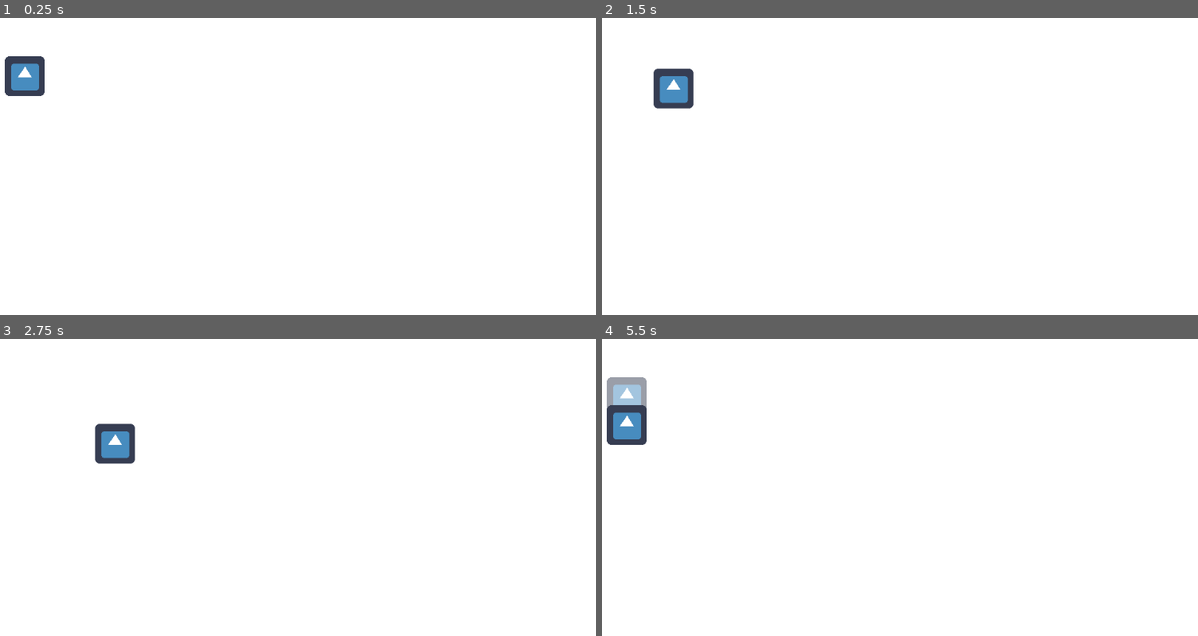
Above: before the commit, frames 1-4 (two rows, left to right).
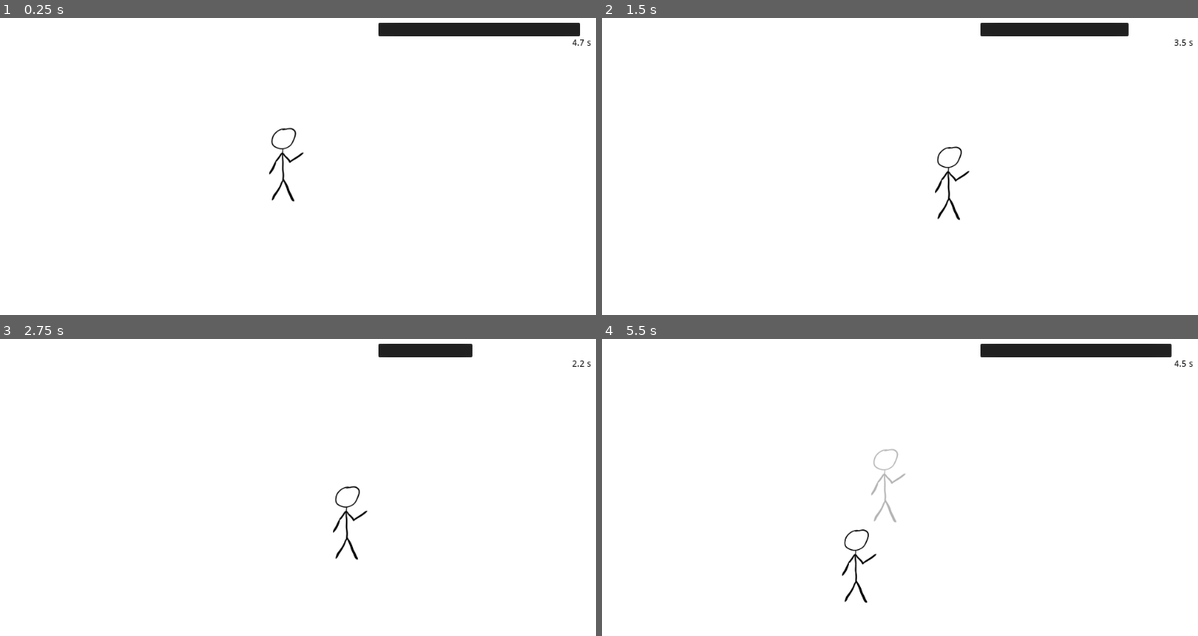
Above: after the commit, the same moments.

Repository: SmBe19/LD47
Game: Godot game, scene res://scn/Game.tscn
Same seed, same stepped clock (60 frames per second), same inputs: the game is played once before the commit and once after it. The engine's default icon, where the game draws it, is replaced by a stand-in: a white triangle on a blue panel in a dark square.
Inputs (mouse positions are in pixels of both pictures, inside the frame that each line leads up to):
- Up to frame 1 (0.25 s): no input
- Up to frame 2 (1.5 s): move the mouse to (1025, 181) at 0.52 s; hold Right (ui_right) 0.53-1.28 s; click (1025, 181) at 0.67 s; move the mouse to (756, 219) at 1.27 s; hold Down (ui_down) from 1.28 s (still down)
- Up to frame 3 (2.75 s): move the mouse to (345, 439) at 2.02 s; release Down (ui_down) at 2.03 s; hold Right (ui_right) from 2.03 s (still down)
- Up to frame 4 (5.5 s): move the mouse to (852, 594) at 2.77 s; release Right (ui_right) at 2.78 s; hold Up (ui_up) 2.78-3.53 s; click (852, 594) at 2.92 s; move the mouse to (1072, 576) at 3.52 s; hold Left (ui_left) 3.53-5.03 s; move the mouse to (691, 466) at 4.27 s; move the mouse to (917, 520) at 5.02 s; hold Down (ui_down) from 5.03 s (still down); click (917, 520) at 5.17 s

The runs differ from the first frame. In frame 1, 2.7% of the frame differs, in the area x 0-100%, y 1-62%; in frame 2, 2.3%; in frame 3, 1.9%; in frame 4, 3.4%, in the area x 0-100%, y 1-90%.

Commit message:
asset todos

Diff:
--- a/scn/Game.gd
+++ b/scn/Game.gd
@@ -1,6 +1,8 @@
 extends Node2D
 
-var player_scene = 	preload("res://scn/Player.tscn")
+var player_scene = preload("res://scn/Player.tscn")
+
+export(Array, PackedScene) var random_scenery
 
 var time = 0
 var limit = 5
@@ -8,25 +10,33 @@
 var ghosts = []
 
 func _ready():
+	# spawn stuff
+
 	pass
 
 func restart():
+	for ghost in $Ghosts.get_children():
+		$Ghosts.remove_child(ghost)
+	remove_child($Player)
 	var player = player_scene.instance()
 	player.set_name("Player")
+	player.position += Vector2(rand_range(-100, 100),rand_range(-100, 100))
 	add_child(player)
 
 	for x in ghosts:
-		print(x)
 		var ghost = player_scene.instance()
 		ghost.replay_log = x.duplicate()
 		ghost.is_replay = true
-		add_child(ghost)
+		$Ghosts.add_child(ghost)
 
 func _process(delta):
 	time += delta
+	$UI/ProgressBar.value = 1 - time / limit
+	$UI/Label.text = "%.1f s"%(limit-time)
 	if time > limit:
 		time = 0
 		ghosts.append($Player.replay_log)
+
 		for child in self.get_children():
 			if child is Player:
 				self.remove_child(child)
--- a/scn/Game.tscn
+++ b/scn/Game.tscn
@@ -1,10 +1,43 @@
-[gd_scene load_steps=3 format=2]
+[gd_scene load_steps=4 format=2]
 
 [ext_resource path="res://scn/Player.tscn" type="PackedScene" id=1]
 [ext_resource path="res://scn/Game.gd" type="Script" id=2]
+
+[sub_resource type="StyleBoxEmpty" id=1]
 
 [node name="Game" type="YSort"]
 position = Vector2( 100, 100 )
 script = ExtResource( 2 )
 
 [node name="Player" parent="." instance=ExtResource( 1 )]
+
+[node name="Ghosts" type="Node2D" parent="."]
+
+[node name="UI" type="CanvasLayer" parent="."]
+
+[node name="ProgressBar" type="ProgressBar" parent="UI"]
+anchor_left = 1.0
+anchor_right = 1.0
+margin_left = -360.0
+margin_top = 10.0
+margin_right = -9.99994
+margin_bottom = 40.0
+custom_styles/bg = SubResource( 1 )
+max_value = 1.0
+value = 0.7
+percent_visible = false
+__meta__ = {
+"_edit_use_anchors_": false
+}
+
+[node name="Label" type="Label" parent="UI"]
+margin_left = 970.814
+margin_top = 40.0
+margin_right = 1010.81
+margin_bottom = 54.0
+custom_colors/font_color = Color( 0, 0, 0, 1 )
+text = "27.3"
+align = 2
+__meta__ = {
+"_edit_use_anchors_": false
+}
--- a/scn/Player.tscn
+++ b/scn/Player.tscn
@@ -1,7 +1,7 @@
 [gd_scene load_steps=5 format=2]
 
 [ext_resource path="res://src/Player.gd" type="Script" id=1]
-[ext_resource path="res://icon.png" type="Texture" id=2]
+[ext_resource path="res://img/fritz/front.png" type="Texture" id=2]
 
 [sub_resource type="SpriteFrames" id=1]
 animations = [ {
@@ -12,13 +12,22 @@
 } ]
 
 [sub_resource type="RectangleShape2D" id=2]
+extents = Vector2( 27.4954, 22.8182 )
 
 [node name="Player" type="KinematicBody2D"]
 collision_layer = 2
 script = ExtResource( 1 )
 
 [node name="AnimatedSprite" type="AnimatedSprite" parent="."]
+position = Vector2( 0, -58 )
+scale = Vector2( 0.5, 0.5 )
 frames = SubResource( 1 )
 
 [node name="CollisionShape2D" type="CollisionShape2D" parent="."]
+position = Vector2( 1.5874, -18.652 )
 shape = SubResource( 2 )
+
+[node name="Camera2D" type="Camera2D" parent="."]
+current = true
+drag_margin_h_enabled = true
+drag_margin_v_enabled = true
--- a/src/Player.gd
+++ b/src/Player.gd
@@ -2,23 +2,35 @@
 class_name Player
 
 
-var speed = 100
+class PlayerReplay:
+	var inputs = []
+	var start_pos = Vector2(0,0)
+
+	func duplicate():
+		var res = PlayerReplay.new()
+		res.inputs = inputs.duplicate()
+		res.start_pos = start_pos
+		return res
+
+var speed = 150
 var state = {}
 var is_replay = false
 var time = 0
-var replay_log = []
+var replay_log = PlayerReplay.new()
 
 func _ready():
 	if is_replay:
-		self.modulate.a = 0.5
-	pass
+		self.modulate.a = 0.3
+		self.position = replay_log.start_pos
+	else:
+		replay_log.start_pos = self.position
 
 func is_pressed(key):
 	return key in state and state[key]
 
 func process_input_event(ev_str):
 	if !is_replay:
-		replay_log.push_back([time,ev_str])
+		replay_log.inputs.push_back([time,ev_str])
 	if ev_str[0] == '+':
 		state[ev_str.substr(1)] = true
 	if ev_str[0] == '-':
@@ -27,9 +39,9 @@
 
 func handle_input_events():
 	if is_replay:
-		while !replay_log.empty() && replay_log[0][0] < time:
-			process_input_event(replay_log[0][1])
-			replay_log.pop_front()
+		while !replay_log.inputs.empty() && replay_log.inputs[0][0] < time:
+			process_input_event(replay_log.inputs[0][1])
+			replay_log.inputs.pop_front()
 	else:
 		var keys = {"ui_up":"up", "ui_down":"down", "ui_left":"left", "ui_right":"right"}
 		for k in keys:
@@ -54,6 +66,4 @@
 	vel *= speed
 	if vel.length() > speed:
 		vel = vel.normalized() * speed
-	print(name)
-	print(vel)
 	self.move_and_slide(vel);
Not shown, added: img/fritz/front.png.import
Not shown, added: img/item/crystal.png.import
Not shown, changed: README.md
